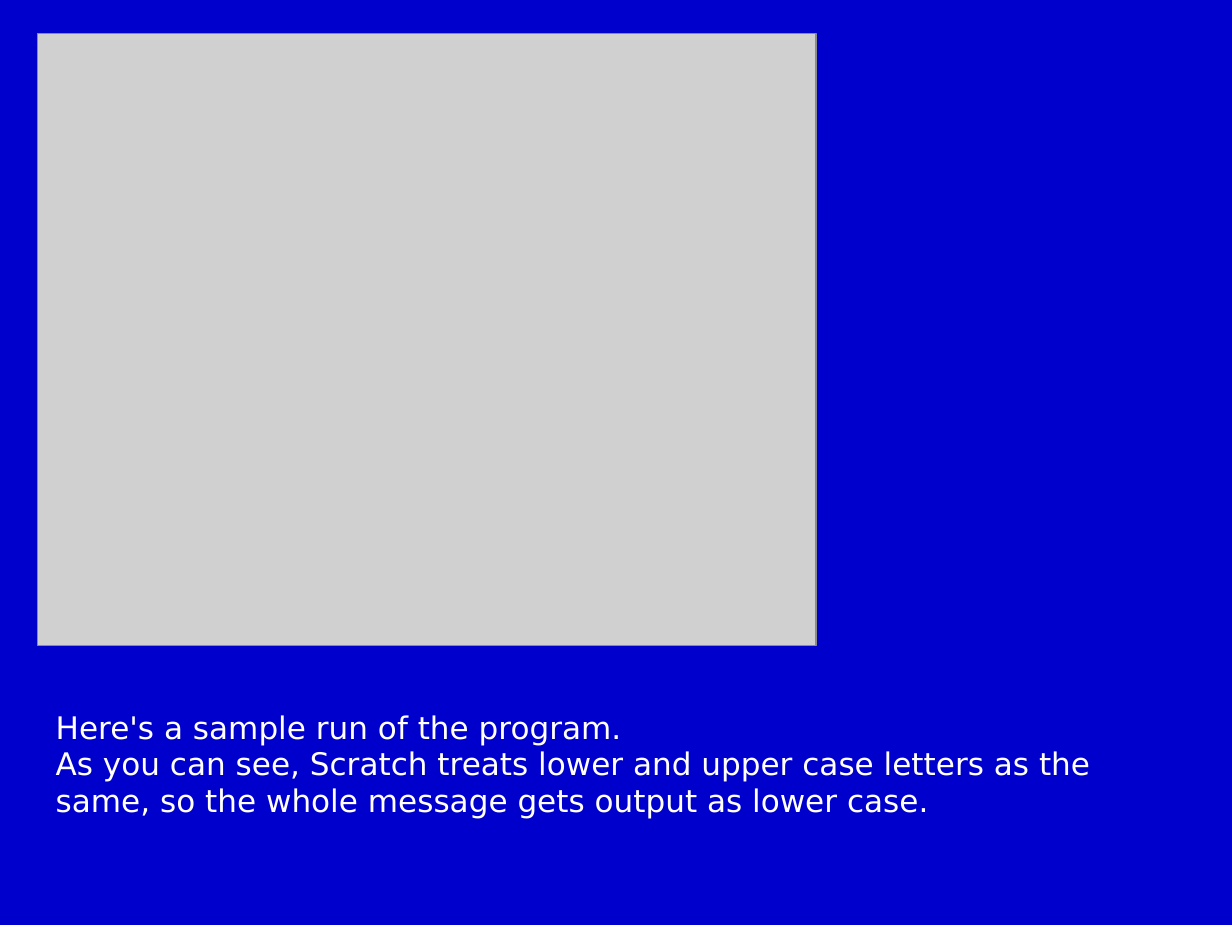
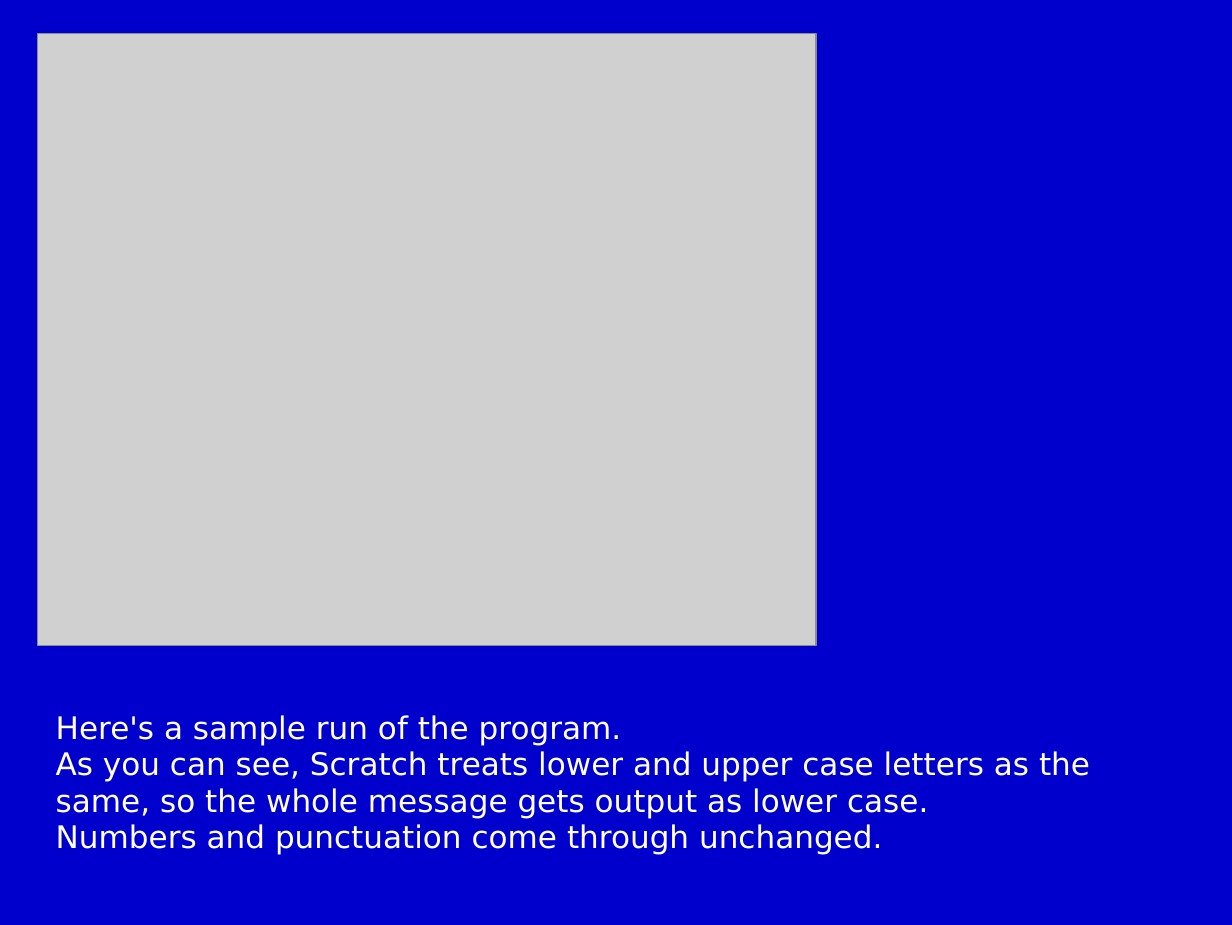
Before and after one commit to m-tranter/cathedral, a slide deck: slide 9 of scratch/scratch8.ppt (slide 6 before the commit). Drawn at 1232x925 pixels with LibreOffice and Linux fonts; fonts in the diff are those of the drawing; grey boxes stand for pictures. Boxes give left, top, right and bottom in pixels: in the first picture for what was removed or moved away, otherwise in the second. Text is boxed around its words. In the diff, an @@ line names an element or a change of style, - is before the commit and + after.

```diff
--- a/scratch/scratch8.ppt
+++ b/scratch/scratch8.ppt
@@ text at [56,824,882,855]: paragraph added @@
+Numbers and punctuation come through unchanged.
```
Also in this commit, not shown: 3 slides added, 8 other files.
